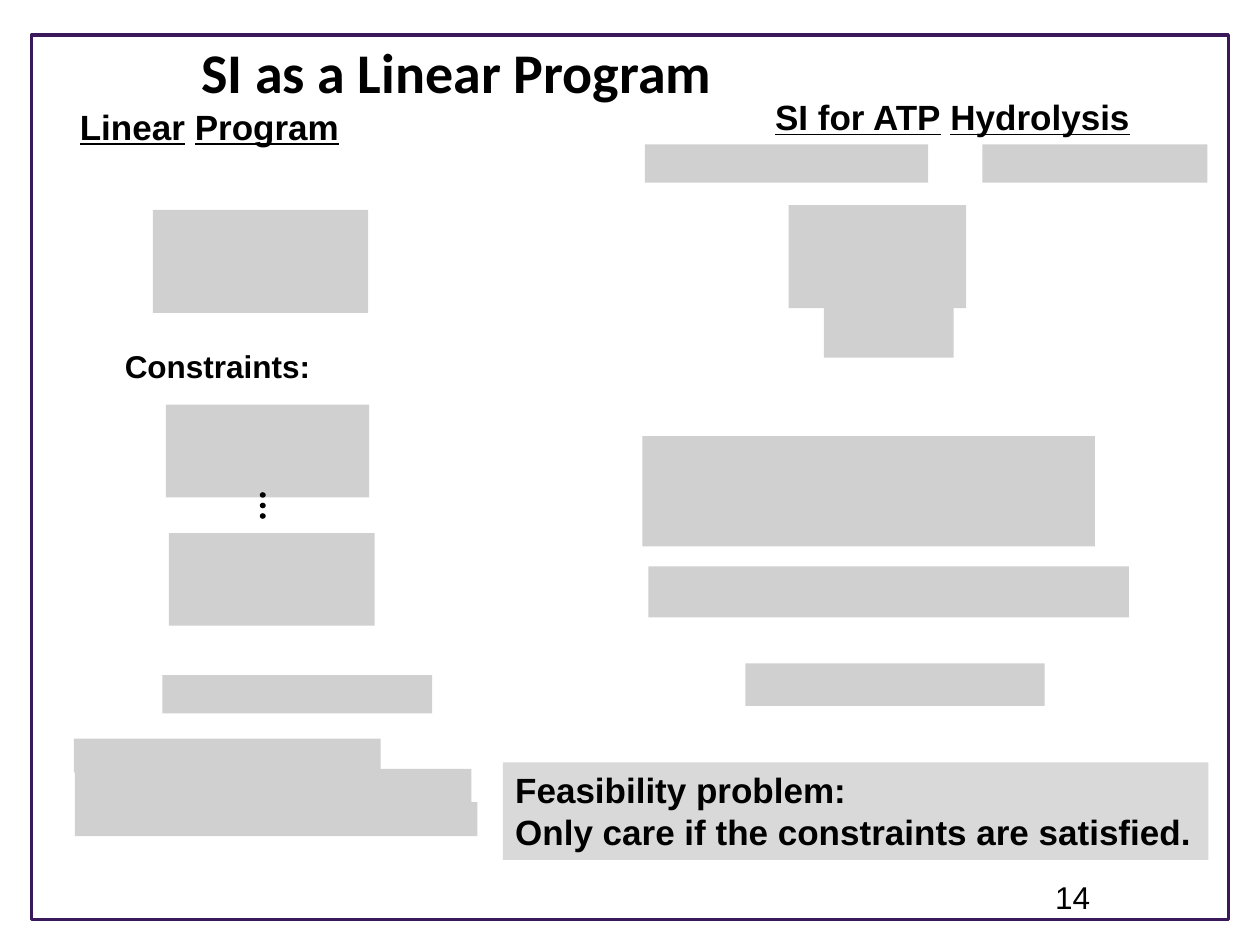
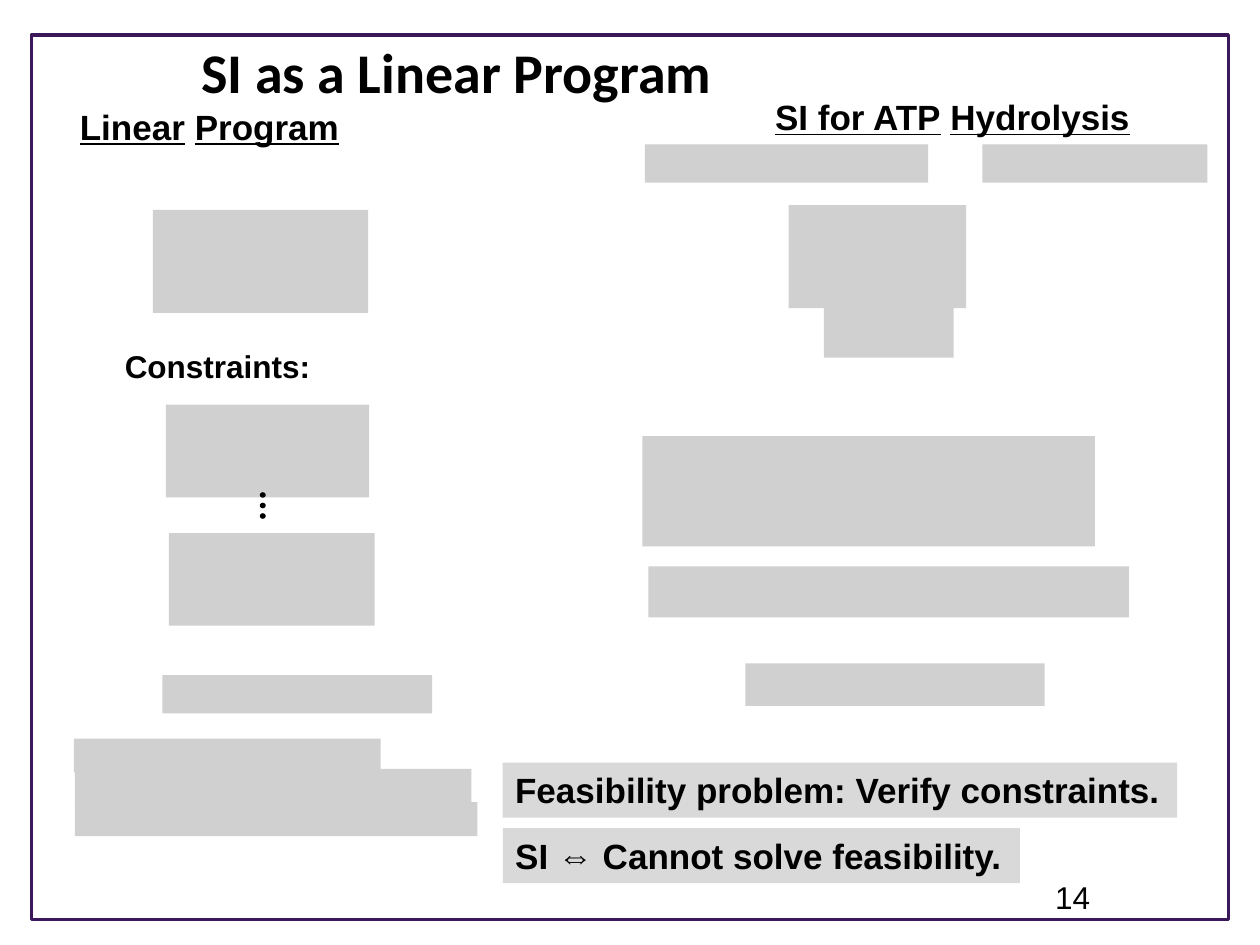
Before and after one commit to ModelEngineering/advancing-biomedical-models, a slide deck: slide 14 of lecture_15/15_static_testing.pptx. Drawn at 1260x945 pixels with LibreOffice and Linux fonts; fonts in the diff are those of the drawing; grey boxes stand for pictures; background and template pictures are left out. Boxes give left, top, right and bottom in pixels: in the first picture for what was removed or moved away, otherwise in the second. Text is boxed around its words. In the diff, an @@ line names an element or a change of style, - is before the commit and + after.

```diff
--- a/lecture_15/15_static_testing.pptx
+++ b/lecture_15/15_static_testing.pptx
@@ rectangle "Feasibility problem: Verify constraints." resized from (x1=503, y1=762, x2=1208, y2=859) to (x1=503, y1=762, x2=1177, y2=818) @@
@@ text in rectangle at (x1=515, y1=777, x2=1159, y2=810): text changed @@
-Feasibility problem:
-Only care if the constraints are satisfied.
+Feasibility problem: Verify constraints.
@@ rectangle added at (x1=503, y1=828, x2=1019, y2=883), fill #D9D9D9, 20 pt, text #000000, bold @@
+SI ⇔ Cannot solve feasibility.
```
Also in this commit, not shown: 4 other slides changed, 3 slides added, 2 slides removed, 1 other file.
